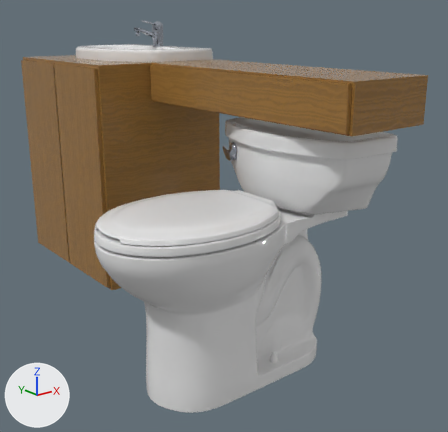
Before and after pictures for a commit that changed the Blender file 3d_models/table_sink/table_sink1.blend.
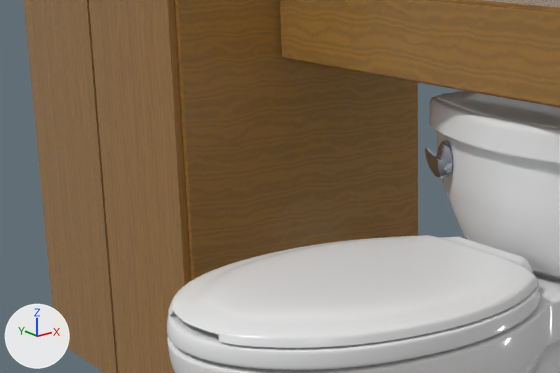
Old and new are each drawn whole from a 50 mm camera at (-1.018, -1.8, 0.829) aimed at (-0.013, -0.543, 0.326) and again close up on the part from 2% to 65% of the width and 17% to 60% of the height. The axes (+X, +Y, +Z) are drawn at lower left. The lights are the same throughout.

In view in the first close-up: 'table', 'toilet'.
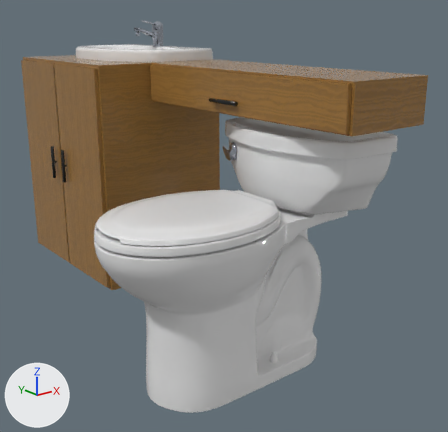
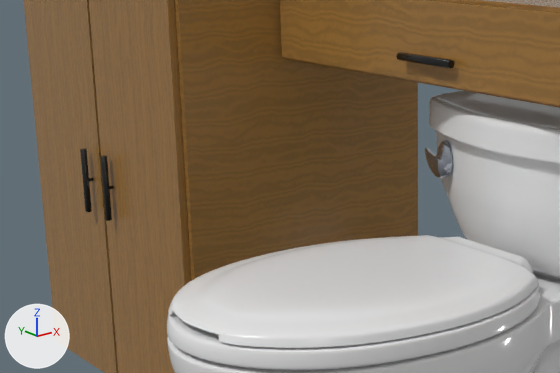
Changed parts and their boxes [x1, y1, x2, y2] in the close-ups (560 x 373 px):
'handle.002', added (black)
    after: [396, 52, 454, 68]
'handle.005', added (black)
    after: [101, 155, 113, 221]
'handle.001', added (black)
    after: [80, 148, 93, 212]

Diff of the bpy script that builds the scene:
```diff
--- a/3d_models/table_sink/table_sink1.blend.py
+++ b/3d_models/table_sink/table_sink1.blend.py
@@ mat_metal_black_opaque @@
+mat_metal_black_opaque = principled_material('metal_black_opaque')
+mat_metal_black_opaque.base_color = (0.0056, 0.0056, 0.0056)  # black #111111
+mat_metal_black_opaque.roughness = 0.2
+mat_metal_black_opaque.specular_ior_level = 0.522
@@ me_cylinder_001 @@
+me_cylinder_001.from_pydata(...)  # an 8-sided cylinder along z spanning x -0.005..0.005, y -0.005..0.005, z -0.04..0.04; an 8-sided cylinder along y spanning x -0.01..0.01, y -0.098..0.098, z -0.103..-0.018
+for i in [*range(0, 6), 7, 8, *range(10, 16), 17, 18]: me_cylinder_001.polygons[i].use_smooth = True
+me_cylinder_001.materials.append(mat_metal_black_opaque)  # black #111111
@@ ob_handle_002 @@
+ob_handle_002 = bpy.data.objects.new('handle.002', me_cylinder_001)
+ob_handle_002.location = (-0.082, -0.634, 0.647)
+ob_handle_002.rotation_euler = (3.142, -1.571, 0.0)  # degrees (180, -90, 0)
+ob_handle_002.scale = (0.5, 0.5, 0.118)
@@ ob_handle_001 @@
+ob_handle_001 = bpy.data.objects.new('handle.001', me_cylinder_001)
+ob_handle_001.location = (-0.245, 0.001, 0.415)
+ob_handle_001.rotation_euler = (1.571, 0.0, 1.571)  # degrees (90, 0, 90)
+ob_handle_001.scale = (0.5, 0.5, 0.118)
@@ ob_handle_005 @@
+ob_handle_005 = bpy.data.objects.new('handle.005', me_cylinder_001)
+ob_handle_005.location = (-0.244, -0.07, 0.415)
+ob_handle_005.rotation_euler = (1.571, 0.0, 1.571)  # degrees (90, 0, 90)
+ob_handle_005.scale = (0.5, 0.5, 0.118)
```
